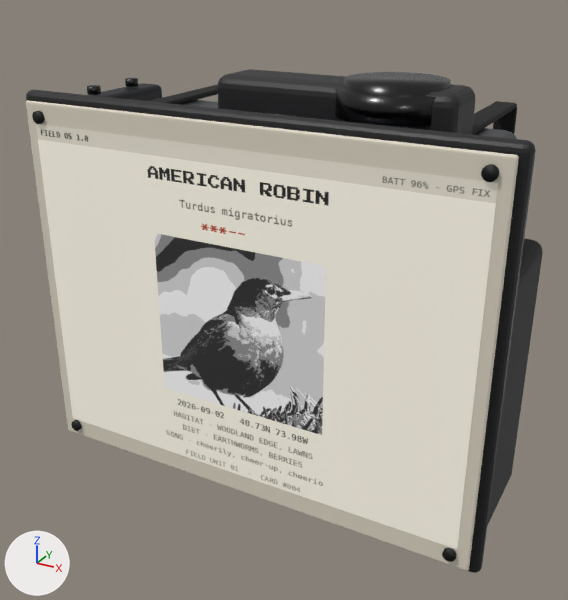
The Blender file cad/scout-lite-assembly.blend: old version first, new version second.
One viewpoint serves both versions: a 50 mm lens placed at (94.4, -174.1, 86.0), pointed at (-3.3, 3.6, -2.8). Every picture has the same lights, and +X, +Y and +Z are marked at lower left. The picture after the commit comes second.

Objects in the first picture: 'Button_Pod', 'Capture_Bezel', 'Capture_Button', 'EInk_Bracket', 'EInk_Content', 'EInk_Panel', 'ReSpeaker', 'Speaker' and 10 more.
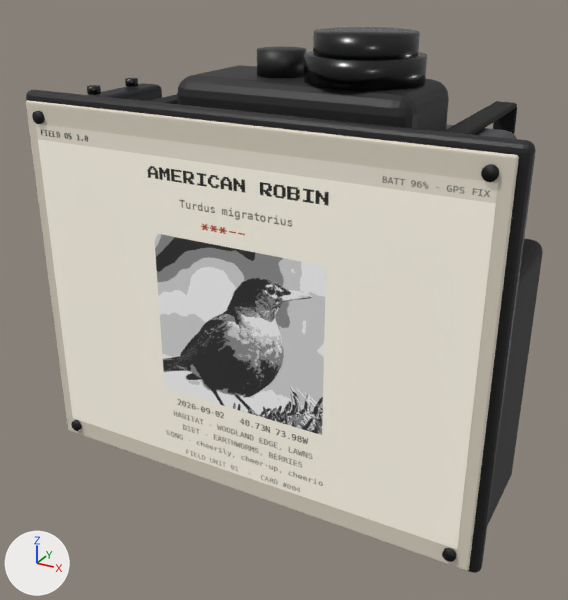
Patch to the scene script:
```diff
--- a/cad/scout-lite-assembly.blend.py
+++ b/cad/scout-lite-assembly.blend.py
@@ me_cube_012 @@
 # used by ob_button_pod; location = (0.0, 0.0, 0.0)
-me_cube_012.from_pydata(...)  # 152 vertices, 150 faces; spans x -17.0..45.0, y -8.0..8.0, z 41.0..59.0
+me_cube_012.from_pydata(...)  # 152 vertices, 150 faces; spans x -25.0..37.0, y -15.0..15.0, z 41.0..59.0
+# me_cube_012 part 1: 152 of 152 vertices moved; they spanned x -17.0..45.0, y -8.0..8.0, z 41.0..59.0 and now span x -25.0..37.0, y -15.0..15.0, z 41.0..59.0; mean shift (-8.0, 0.0, 0.0)
 me_cube_012.materials.append(mat_pod_petg)
@@ ob_capture_bezel @@
 ob_capture_bezel = bpy.data.objects.new('Capture_Bezel', me_cylinder_005)
-ob_capture_bezel.location = (28.0, 0.0, 55.0)
+ob_capture_bezel.location = (20.0, 0.0, 62.0)
@@ ob_capture_button @@
 ob_capture_button = bpy.data.objects.new('Capture_Button', me_cylinder_006)
-ob_capture_button.location = (28.0, 0.0, 56.5)
+ob_capture_button.location = (20.0, 0.0, 66.5)
@@ ob_listen_cap @@
 ob_listen_cap = bpy.data.objects.new('Listen_Cap', me_cylinder_007)
-ob_listen_cap.location = (2.0, 0.0, 55.0)
+ob_listen_cap.location = (-2.0, 0.0, 62.0)
```

Pixel boxes (x1, y1, x2, y2) of what changed, in the pictures (568 x 600 px):
'Button_Pod', reshaped: before (218, 69, 475, 135); after (177, 65, 449, 132)
'Capture_Bezel', moved: before (335, 89, 436, 127); after (304, 51, 427, 91)
'Capture_Button', moved: before (344, 72, 451, 97); after (313, 27, 420, 61)
'Listen_Cap', moved (not visible before): after (257, 47, 306, 78)
